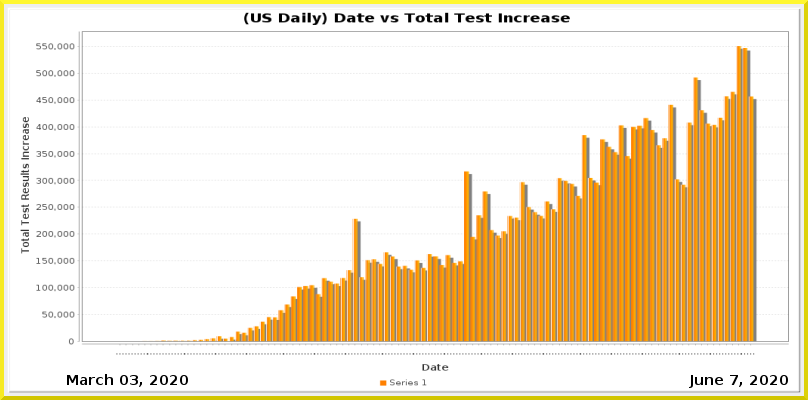
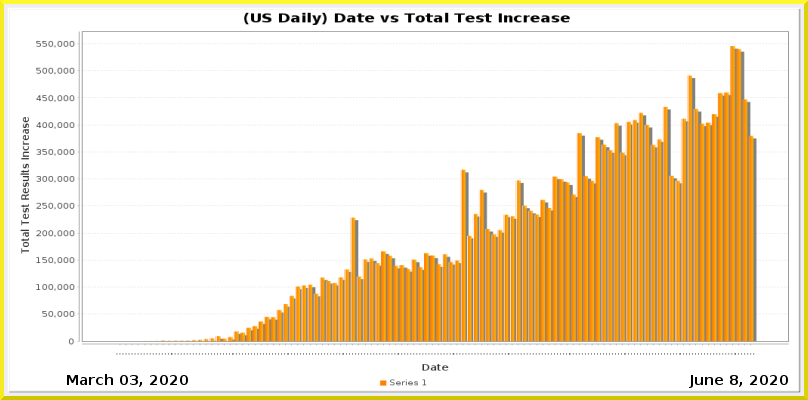
Layered file, before and after one edit (808×400). Changes by layer:
painted on "Current Date" over [730, 375, 738, 385]
painted on "Date_vs_TestIncrease.png" over [36, 40, 789, 355]
